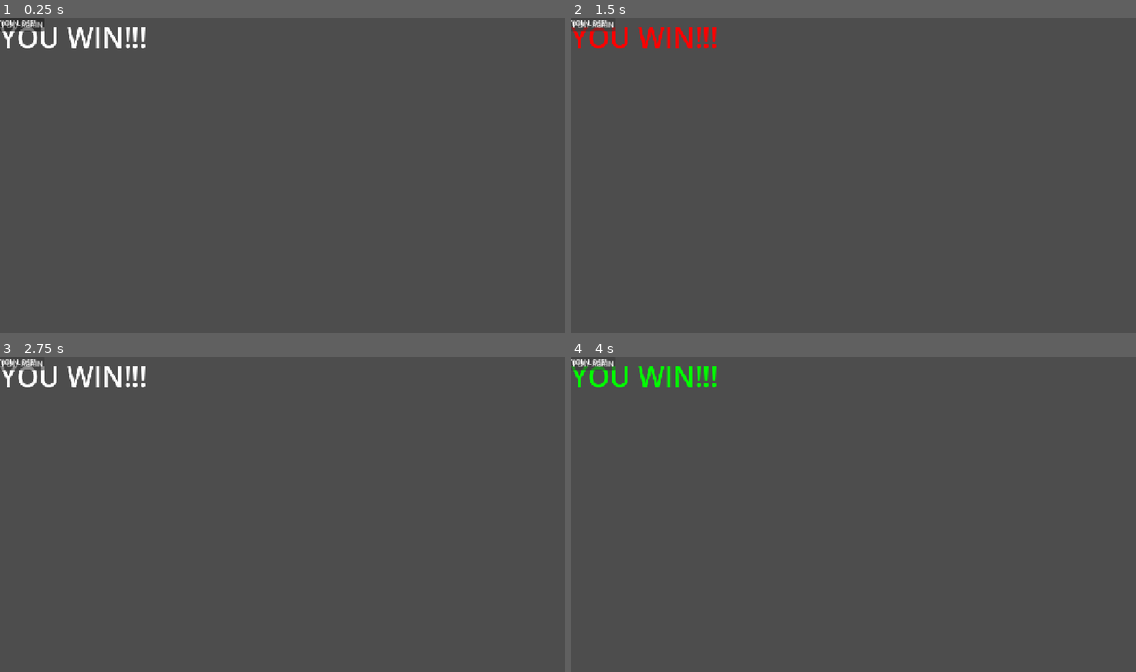
Above: before the commit, frames 1-4 (two rows, left to right).
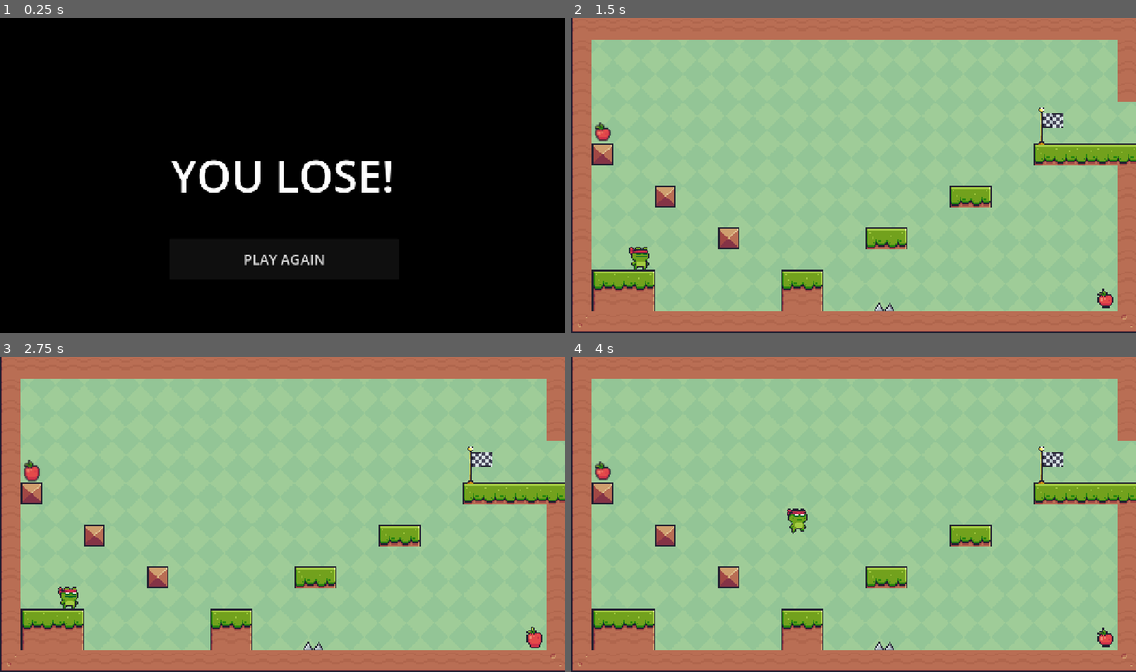
Above: after the commit, the same moments.

Repository: jakefnrr/RageCore
Game: Godot game, scene res://scenes/ending_screen.tscn
Same seed, same stepped clock (60 frames per second), same inputs: the game is played once before the commit and once after it. This scene is started directly instead of the project's main scene. Sound files missing from this copy of the repository are replaced by a short silence.
Inputs (mouse positions are in pixels of both pictures, inside the frame that each line leads up to):
- Up to frame 1 (0.25 s): no input
- Up to frame 2 (1.5 s): click "PLAY AGAIN" at 0.5 s; click (593, 24) at 1.25 s, where only the run before the commit has a clickable "PLAY AGAIN"
- Up to frame 3 (2.75 s): click (22, 363) at 2 s, where only the run before the commit has a clickable "PLAY AGAIN"
- Up to frame 4 (4 s): tap Enter (ui_accept) at 2.75 s; hold D (right) from 2.78 s (still down); tap W (jump) at 3.02, 3.77 s

The runs differ from the first frame. In frame 1, 100% of the frame differs, in the area x 0-100%, y 0-100%; in frame 2, 100%; in frame 3, 100%; in frame 4, 100%.
Error before the commit: Cannot call method 'set_anchors_and_offsets_preset' on a null value. (res://scripts/ending_screen.gd:20)

Commit message:
update

Diff:
--- /dev/null
+++ b/scenes/apple_counter.tscn
@@ -0,0 +1,142 @@
+[gd_scene format=3 uid="uid://ct0gan4mgx0x5"]
+
+[ext_resource type="Texture2D" uid="uid://bp04qve43cxby" path="res://assets/images/Apple.png" id="1_w87ip"]
+
+[sub_resource type="AtlasTexture" id="AtlasTexture_aghhm"]
+atlas = ExtResource("1_w87ip")
+region = Rect2(0, 0, 32, 32)
+
+[sub_resource type="AtlasTexture" id="AtlasTexture_4irsq"]
+atlas = ExtResource("1_w87ip")
+region = Rect2(32, 0, 32, 32)
+
+[sub_resource type="AtlasTexture" id="AtlasTexture_1frko"]
+atlas = ExtResource("1_w87ip")
+region = Rect2(64, 0, 32, 32)
+
+[sub_resource type="AtlasTexture" id="AtlasTexture_i1r12"]
+atlas = ExtResource("1_w87ip")
+region = Rect2(96, 0, 32, 32)
+
+[sub_resource type="AtlasTexture" id="AtlasTexture_1vwro"]
+atlas = ExtResource("1_w87ip")
+region = Rect2(128, 0, 32, 32)
+
+[sub_resource type="AtlasTexture" id="AtlasTexture_70i3h"]
+atlas = ExtResource("1_w87ip")
+region = Rect2(160, 0, 32, 32)
+
+[sub_resource type="AtlasTexture" id="AtlasTexture_yc8b8"]
+atlas = ExtResource("1_w87ip")
+region = Rect2(192, 0, 32, 32)
+
+[sub_resource type="AtlasTexture" id="AtlasTexture_weip7"]
+atlas = ExtResource("1_w87ip")
+region = Rect2(224, 0, 32, 32)
+
+[sub_resource type="AtlasTexture" id="AtlasTexture_2cxnc"]
+atlas = ExtResource("1_w87ip")
+region = Rect2(256, 0, 32, 32)
+
+[sub_resource type="AtlasTexture" id="AtlasTexture_wfy0x"]
+atlas = ExtResource("1_w87ip")
+region = Rect2(288, 0, 32, 32)
+
+[sub_resource type="AtlasTexture" id="AtlasTexture_pp6ou"]
+atlas = ExtResource("1_w87ip")
+region = Rect2(320, 0, 32, 32)
+
+[sub_resource type="AtlasTexture" id="AtlasTexture_l21vl"]
+atlas = ExtResource("1_w87ip")
+region = Rect2(352, 0, 32, 32)
+
+[sub_resource type="AtlasTexture" id="AtlasTexture_i2oa5"]
+atlas = ExtResource("1_w87ip")
+region = Rect2(384, 0, 32, 32)
+
+[sub_resource type="AtlasTexture" id="AtlasTexture_qjbvg"]
+atlas = ExtResource("1_w87ip")
+region = Rect2(416, 0, 32, 32)
+
+[sub_resource type="AtlasTexture" id="AtlasTexture_hrvmi"]
+atlas = ExtResource("1_w87ip")
+region = Rect2(448, 0, 32, 32)
+
+[sub_resource type="AtlasTexture" id="AtlasTexture_73les"]
+atlas = ExtResource("1_w87ip")
+region = Rect2(480, 0, 32, 32)
+
+[sub_resource type="AtlasTexture" id="AtlasTexture_bnb6b"]
+atlas = ExtResource("1_w87ip")
+region = Rect2(512, 0, 32, 32)
+
+[sub_resource type="SpriteFrames" id="SpriteFrames_r8uib"]
+animations = [{
+"frames": [{
+"duration": 1.0,
+"texture": SubResource("AtlasTexture_aghhm")
+}, {
+"duration": 1.0,
+"texture": SubResource("AtlasTexture_4irsq")
+}, {
+"duration": 1.0,
+"texture": SubResource("AtlasTexture_1frko")
+}, {
+"duration": 1.0,
+"texture": SubResource("AtlasTexture_i1r12")
+}, {
+"duration": 1.0,
+"texture": SubResource("AtlasTexture_1vwro")
+}, {
+"duration": 1.0,
+"texture": SubResource("AtlasTexture_70i3h")
+}, {
+"duration": 1.0,
+"texture": SubResource("AtlasTexture_yc8b8")
+}, {
+"duration": 1.0,
+"texture": SubResource("AtlasTexture_weip7")
+}, {
+"duration": 1.0,
+"texture": SubResource("AtlasTexture_2cxnc")
+}, {
+"duration": 1.0,
+"texture": SubResource("AtlasTexture_wfy0x")
+}, {
+"duration": 1.0,
+"texture": SubResource("AtlasTexture_pp6ou")
+}, {
+"duration": 1.0,
+"texture": SubResource("AtlasTexture_l21vl")
+}, {
+"duration": 1.0,
+"texture": SubResource("AtlasTexture_i2oa5")
+}, {
+"duration": 1.0,
+"texture": SubResource("AtlasTexture_qjbvg")
+}, {
+"duration": 1.0,
+"texture": SubResource("AtlasTexture_hrvmi")
+}, {
+"duration": 1.0,
+"texture": SubResource("AtlasTexture_73les")
+}, {
+"duration": 1.0,
+"texture": SubResource("AtlasTexture_bnb6b")
+}],
+"loop": 1,
+"name": &"apple",
+"speed": 5.0
+}]
+
+[node name="AppleCounter" type="CanvasLayer" unique_id=1997241970]
+
+[node name="AppleIcon" type="AnimatedSprite2D" parent="." unique_id=1288394573]
+sprite_frames = SubResource("SpriteFrames_r8uib")
+animation = &"apple"
+frame_progress = 0.711359
+
+[node name="AppleCount" type="Label" parent="." unique_id=1916222704]
+offset_right = 40.0
+offset_bottom = 23.0
+text = "0/8"
--- a/scenes/ending_screen.tscn
+++ b/scenes/ending_screen.tscn
@@ -11,7 +11,7 @@
 grow_vertical = 2
 script = ExtResource("1_61pod")
 
-[node name="Backround" type="ColorRect" parent="." unique_id=1131419307]
+[node name="Background" type="ColorRect" parent="." unique_id=1131419307]
 layout_mode = 1
 anchors_preset = 15
 anchor_right = 1.0
@@ -34,9 +34,3 @@
 offset_right = 8.0
 offset_bottom = 8.0
 text = "PLAY AGAIN"
-
-[node name="EndingMessage" type="Label" parent="." unique_id=1358464786]
-layout_mode = 0
-offset_right = 40.0
-offset_bottom = 23.0
-text = "YOU LOSE!"
--- a/scripts/ending_screen.gd
+++ b/scripts/ending_screen.gd
@@ -5,8 +5,11 @@
 @onready var ending_title: Label = $EndingTitle
 @onready var play_again_button: Button = $PlayAgainButton
 
-var flash_timer: float = 0.0
-var flash_index: int = 0
+const TOTAL_LEVELS := 8
+const MAIN_MENU_PATH := "res://scenes/main_menu.tscn"
+
+var flash_timer := 0.0
+var flash_index := 0
 
 var flash_colors: Array[Color] = [
 	Color.RED,
@@ -19,30 +22,86 @@
 	# Background
 	background.set_anchors_and_offsets_preset(Control.PRESET_FULL_RECT)
 	background.color = Color.BLACK
+	background.z_index = -1
 
-	# Centered massive title
+	# Title
 	ending_title.set_anchors_and_offsets_preset(Control.PRESET_FULL_RECT)
 	ending_title.horizontal_alignment = HORIZONTAL_ALIGNMENT_CENTER
 	ending_title.vertical_alignment = VERTICAL_ALIGNMENT_CENTER
 	ending_title.add_theme_font_size_override("font_size", 100)
 
-	# Play Again button underneath
+	# Button
+	play_again_button.text = "PLAY AGAIN"
+	play_again_button.add_theme_font_size_override("font_size", 32)
 	play_again_button.anchor_left = 0.30
 	play_again_button.anchor_right = 0.70
 	play_again_button.anchor_top = 0.70
 	play_again_button.anchor_bottom = 0.82
-	play_again_button.add_theme_font_size_override("font_size", 32)
-	play_again_button.text = "PLAY AGAIN"
-
 	play_again_button.pressed.connect(_on_play_again_pressed)
 
-	# Check regular apples only
-	if ProgressManager.collected_apples.size() >= 8:
-		ending_title.text = "YOU WIN!!!"
-		play_again_button.visible = false
+	# Check every regular apple from levels 1 to 8
+	var all_apples_collected := true
+
+	for level in range(1, TOTAL_LEVELS + 1):
+		if not ProgressManager.has_collected_apple(level):
+			all_apples_collected = false
+			break
+
+	if all_apples_collected:
+		show_win_screen()
 	else:
-		ending_title.text = "YOU LOSE!"
-		play_again_button.visible = true
+		show_lose_screen()
+
+
+func show_win_screen() -> void:
+	ending_title.text = "YOU WIN!!!"
+	play_again_button.visible = false
+
+	create_confetti()
+
+	# Return to menu after 2 seconds
+	await get_tree().create_timer(2.0).timeout
+
+	get_tree().change_scene_to_file(MAIN_MENU_PATH)
+
+
+func show_lose_screen() -> void:
+	ending_title.text = "YOU LOSE!"
+	play_again_button.visible = true
+
+
+func create_confetti() -> void:
+	var confetti := CPUParticles2D.new()
+
+	confetti.name = "Confetti"
+	confetti.position = Vector2(
+		get_viewport_rect().size.x / 2,
+		-20
+	)
+
+	confetti.emitting = false
+	confetti.one_shot = true
+	confetti.amount = 150
+	confetti.lifetime = 2.0
+	confetti.explosiveness = 0.0
+	confetti.direction = Vector2(0, 1)
+	confetti.spread = 35.0
+	confetti.gravity = Vector2(0, 180)
+	confetti.initial_velocity_min = 100.0
+	confetti.initial_velocity_max = 250.0
+	confetti.scale_amount_min = 3.0
+	confetti.scale_amount_max = 7.0
+	confetti.color = Color.GOLD
+
+	confetti.emission_shape = CPUParticles2D.EMISSION_SHAPE_RECTANGLE
+	confetti.emission_rect_extents = Vector2(
+		get_viewport_rect().size.x / 2,
+		10
+	)
+
+	add_child(confetti)
+	confetti.z_index = 10
+	confetti.emitting = true
 
 
 func _process(delta: float) -> void:
@@ -51,6 +110,7 @@
 	if flash_timer >= 0.1:
 		flash_timer = 0.0
 		flash_index = (flash_index + 1) % flash_colors.size()
+
 		ending_title.add_theme_color_override(
 			"font_color",
 			flash_colors[flash_index]
